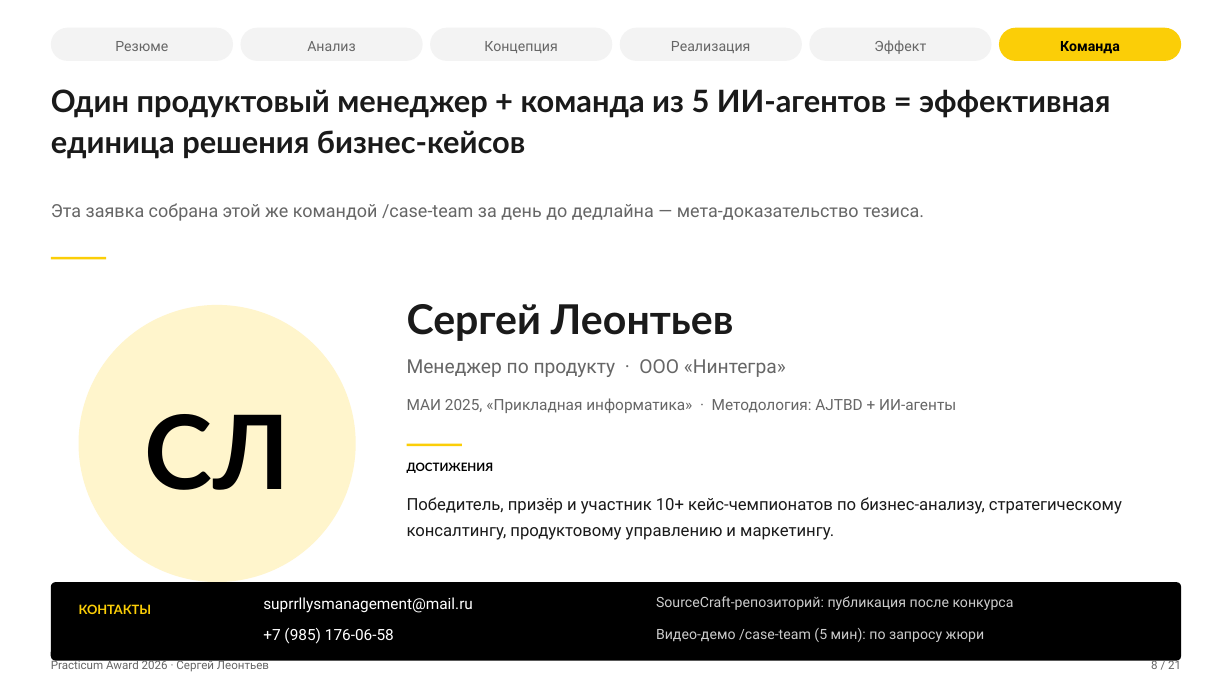
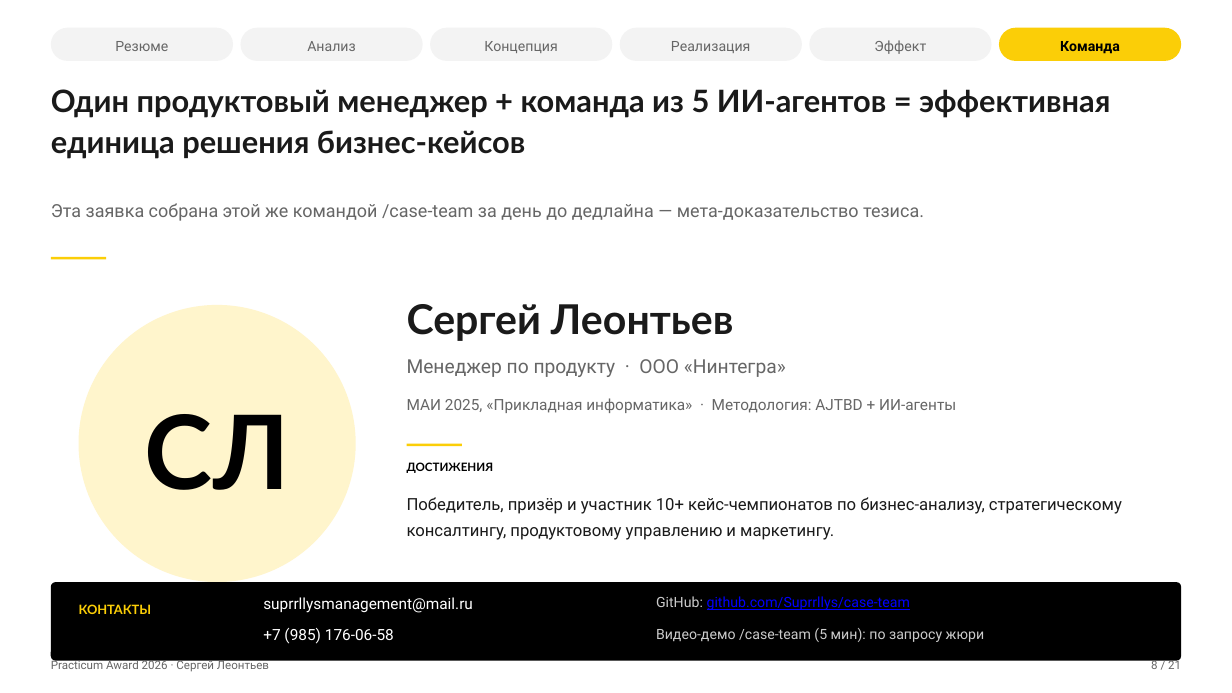
Before and after one commit to Suprrllys/case-team, a slide deck: slide 8 of presentation/practicum-award-2026-case-team.pptx. Drawn at 1232x693 pixels with LibreOffice and Linux fonts; fonts in the diff are those of the drawing. Boxes give left, top, right and bottom in pixels: in the first picture for what was removed or moved away, otherwise in the second. Text is boxed around its words. In the diff, an @@ line names an element or a change of style, - is before the commit and + after.

```diff
--- a/presentation/practicum-award-2026-case-team.pptx
+++ b/presentation/practicum-award-2026-case-team.pptx
@@ text at (x1=656, y1=596, x2=910, y2=610): text changed; text colour #CCCCCC to #0000FF @@
-SourceCraft-репозиторий: публикация после конкурса
+GitHub: github.com/Suprrllys/case-team
```
Also in this commit, not shown: 7 other slides changed, 2 other files.
